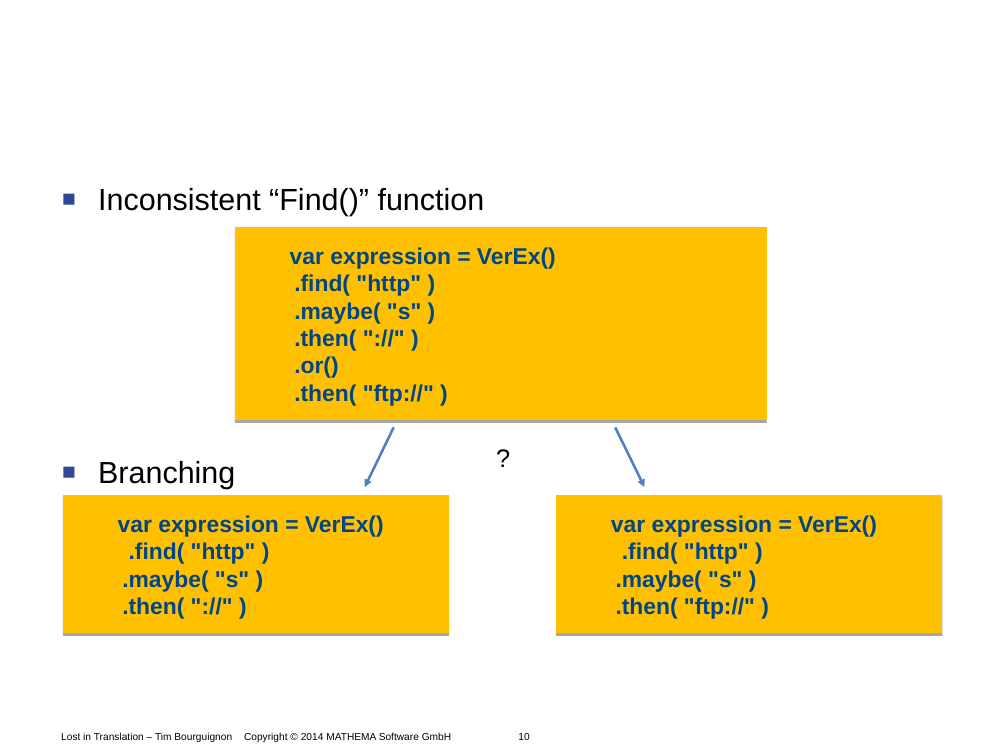
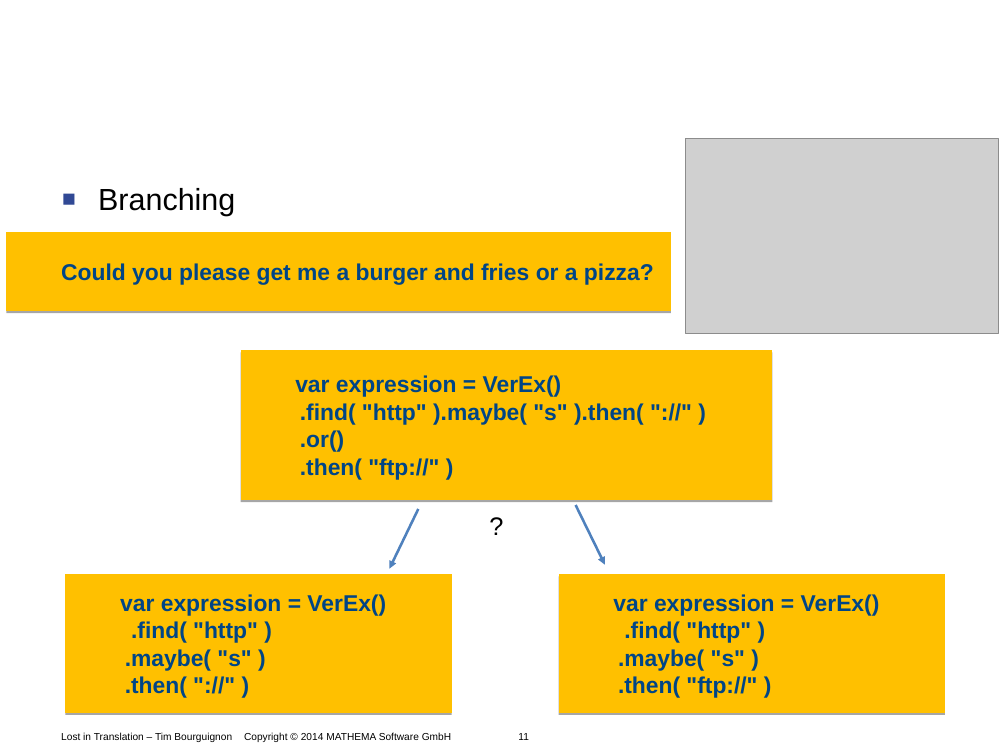
Before and after one commit to Timothep/Talk.LostInTranslation, a slide deck: slide 11 of LostInTranslation.odp (slide 10 before the commit). Drawn at 1008x756 pixels with LibreOffice and Linux fonts; fonts in the diff are those of the drawing; grey boxes stand for pictures; background and template pictures are left out. Boxes give left, top, right and bottom in pixels: in the first picture for what was removed or moved away, otherwise in the second. Text is boxed around its words. In the diff, an @@ line names an element or a change of style, - is before the commit and + after.

```diff
--- a/LostInTranslation.odp
+++ b/LostInTranslation.odp
@@ picture added at bbox=[686, 138, 999, 334] @@
@@ text at bbox=[98, 188, 485, 216]: paragraph removed @@
-■ Inconsistent “Find()” function
@@ freeform shape added at bbox=[6, 232, 671, 311], fill #FFC000, 18 pt, text #004586, bold @@
+Could you please get me a burger and fries or a pizza?
@@ freeform shape "var expression = VerEx()": place and size @@
-freeform shape "var expression = VerEx()" at bbox=[235, 227, 767, 421]
+freeform shape "var expression = VerEx()" at bbox=[241, 350, 773, 500]
@@ text in freeform shape at bbox=[300, 403, 644, 425]: text changed @@
-.find( "http" )
-.maybe( "s" )
-.then( "://" )
+.find( "http" ).maybe( "s" ).then( "://" )
@@ arrow moved from (394, 427) - (365, 488) to (418, 509) - (390, 569) @@
@@ text "?": place and size @@
-text "?" at bbox=[488, 438, 520, 477]
+text "?" at bbox=[480, 506, 513, 545]
@@ arrow moved from (616, 427) - (645, 488) to (576, 505) - (605, 564) @@
@@ freeform shape "var expression = VerEx()": place and size @@
-freeform shape "var expression = VerEx()" at bbox=[63, 495, 449, 633]
+freeform shape "var expression = VerEx()" at bbox=[66, 574, 452, 713]
@@ freeform shape "var expression = VerEx()": place and size @@
-freeform shape "var expression = VerEx()" at bbox=[556, 495, 942, 633]
+freeform shape "var expression = VerEx()" at bbox=[559, 574, 945, 713]
@@ text at bbox=[61, 732, 529, 742]: text changed @@
-Lost in Translation – Tim Bourguignon Copyright © 2014 MATHEMA Software GmbH 10
+Lost in Translation – Tim Bourguignon Copyright © 2014 MATHEMA Software GmbH 11
```
Also in this commit, not shown: 6 other slides changed, 2 slides added, 1 slide removed.
